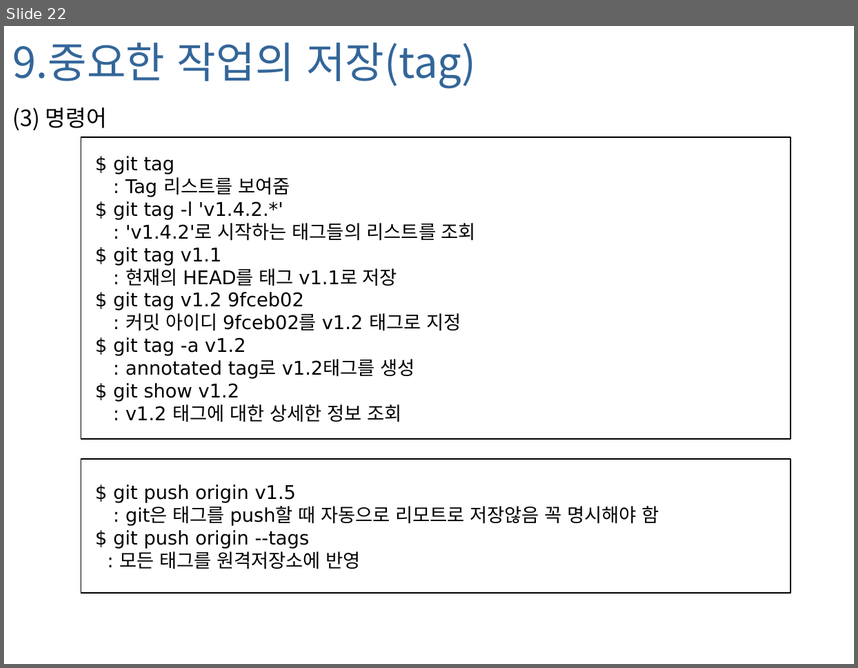
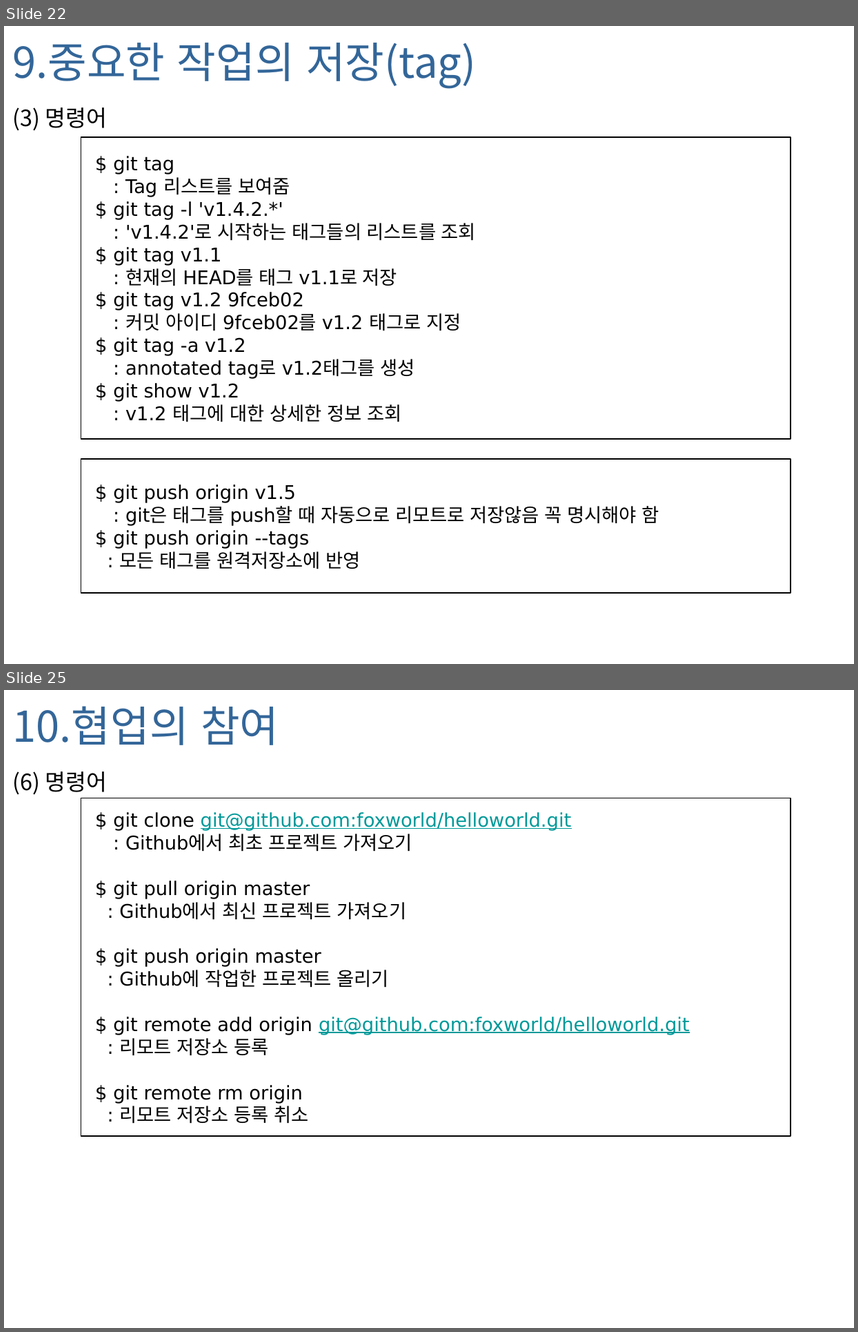
Before and after one commit to foxworld/001-Git, a slide deck: Git_20140210.pptx. Shown one above the other, each under a label of ours: slide 22 before the commit, slides 22 and 25 after it; the slides between them are not shown. The pictures are 858x668 and 858x1332 pixels, drawn with LibreOffice and Linux fonts; fonts in the diff are those of the drawing; background and template pictures are left out. Boxes give left, top, right and bottom in pixels: in the first picture for what was removed or moved away, otherwise in the second. Text is boxed around its words. In the diff, an @@ line names an element or a change of style, - is before the commit and + after.

```diff
--- a/Git_20140210.pptx
+++ b/Git_20140210.pptx
@@ slide 25 added at (4, 690, 854, 1328), background picture (left out) @@
@@ title added at (12, 706, 279, 745), 36 pt, text #336699 @@
+10.협업의 참여
@@ text added at (12, 771, 107, 794), 19 pt, text #000000 @@
+(6) 명령어
@@ rectangle added at (81, 798, 791, 1136), fill #FFFFFF, outline #000000 1 pt, 16 pt, text #000000 @@
+$ git clone git@github.com:foxworld/helloworld.git
+: Github에서 최초 프로젝트 가져오기
+$ git pull origin master
+: Github에서 최신 프로젝트 가져오기
+$ git push origin master
+: Github에 작업한 프로젝트 올리기
+$ git remote add origin git@github.com:foxworld/helloworld.git
+: 리모트 저장소 등록
+$ git remote rm origin
+: 리모트 저장소 등록 취소
```
Also in this commit, not shown: 3 slides changed, 1 other slide added.
